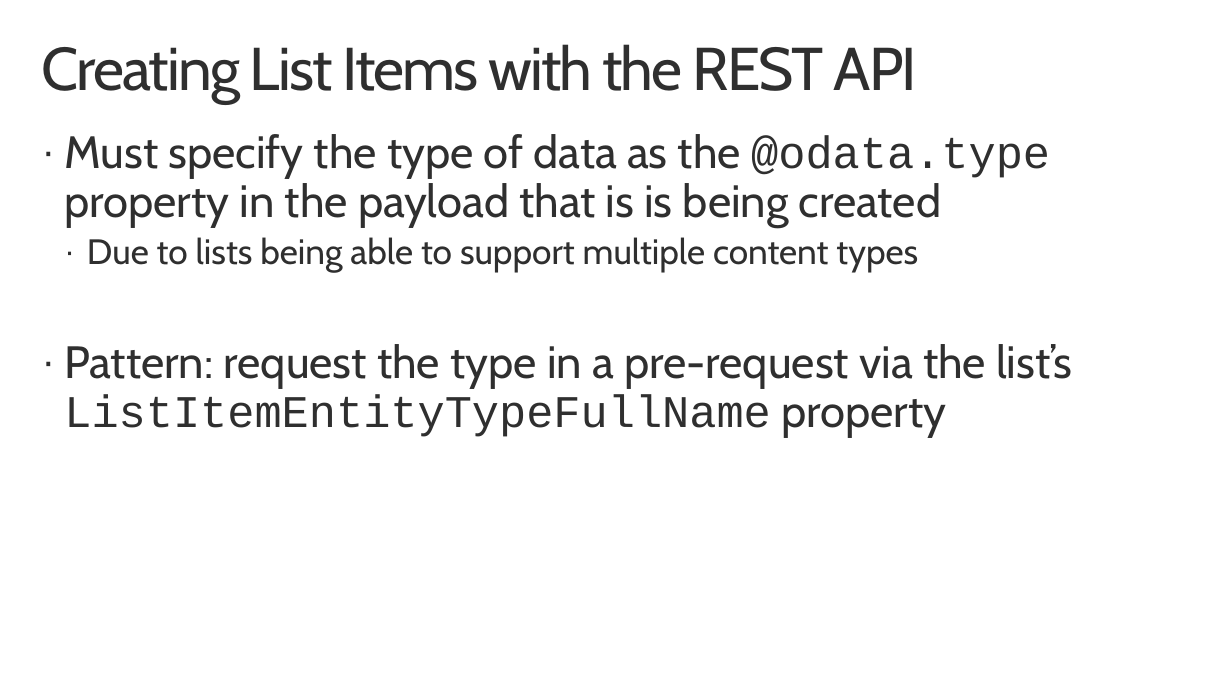
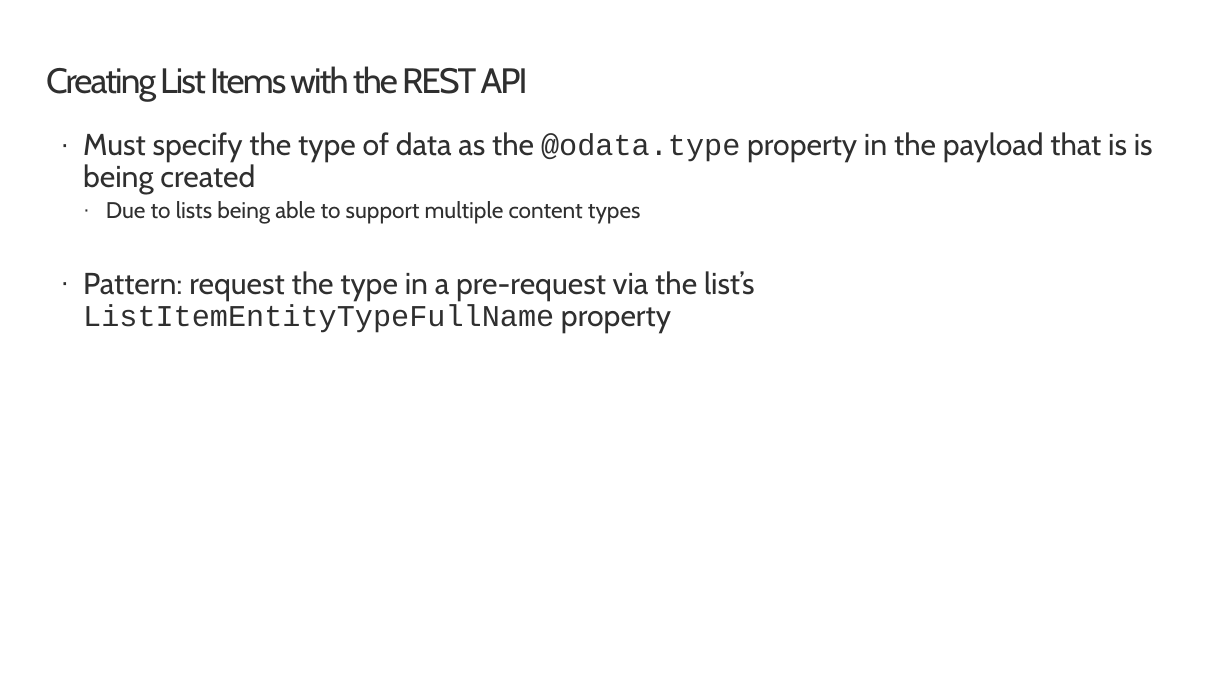
Before and after one commit to SharePoint/sp-dev-training-spfx-spcontent, a slide deck: slide 4 of 02 spfx sprest crud.pptx. Drawn at 1232x693 pixels with LibreOffice and Linux fonts; fonts in the diff are those of the drawing; background and template pictures are left out. Boxes give left, top, right and bottom in pixels: in the first picture for what was removed or moved away, otherwise in the second. Text is boxed around its words. In the diff, an @@ line names an element or a change of style, - is before the commit and + after.

Commit message:
Template change and content polishing

```diff
--- a/02 spfx sprest crud.pptx
+++ b/02 spfx sprest crud.pptx
@@ title "Creating List Items with the ...": place and size @@
-title "Creating List Items with the ..." at [42, 44, 917, 103]
+title "Creating List Items with the ..." at [46, 66, 528, 101]
@@ title "Creating List Items with the ..." at [46, 66, 528, 101]: size 48 to 28 pt @@
@@ text "Must specify the type of ...": place and size @@
-text "Must specify the type of ..." at [64, 134, 1072, 438]
+text "Must specify the type of ..." at [83, 132, 1153, 334]
@@ text "Must specify the type of ..." at [83, 132, 1153, 334]: size 36 to 24 pt in "Must specify the type of data as ...", "Pattern: request the type in a pre-request ..."; size 28 to 18 pt in "Due to lists being able to support ..."; less space between paragraphs @@
```
Also in this commit, not shown: 7 other slides changed, 2 other files.
